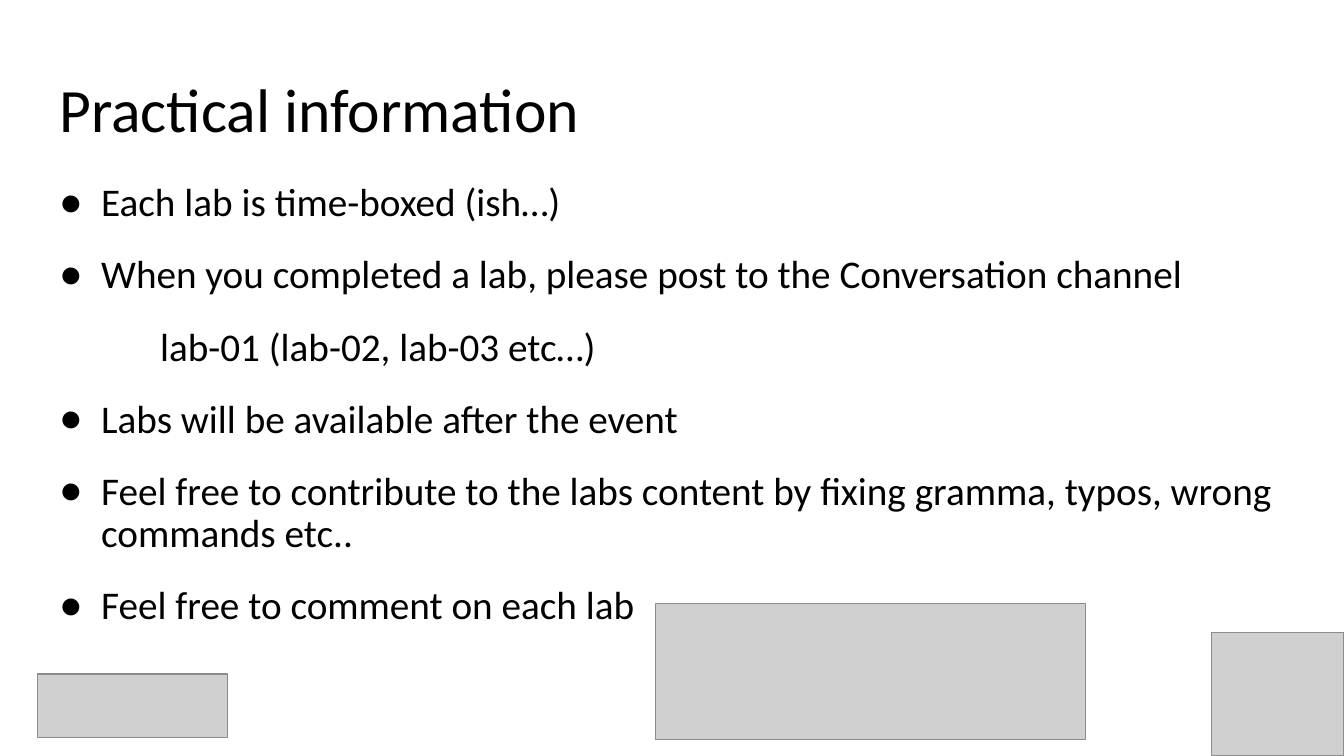
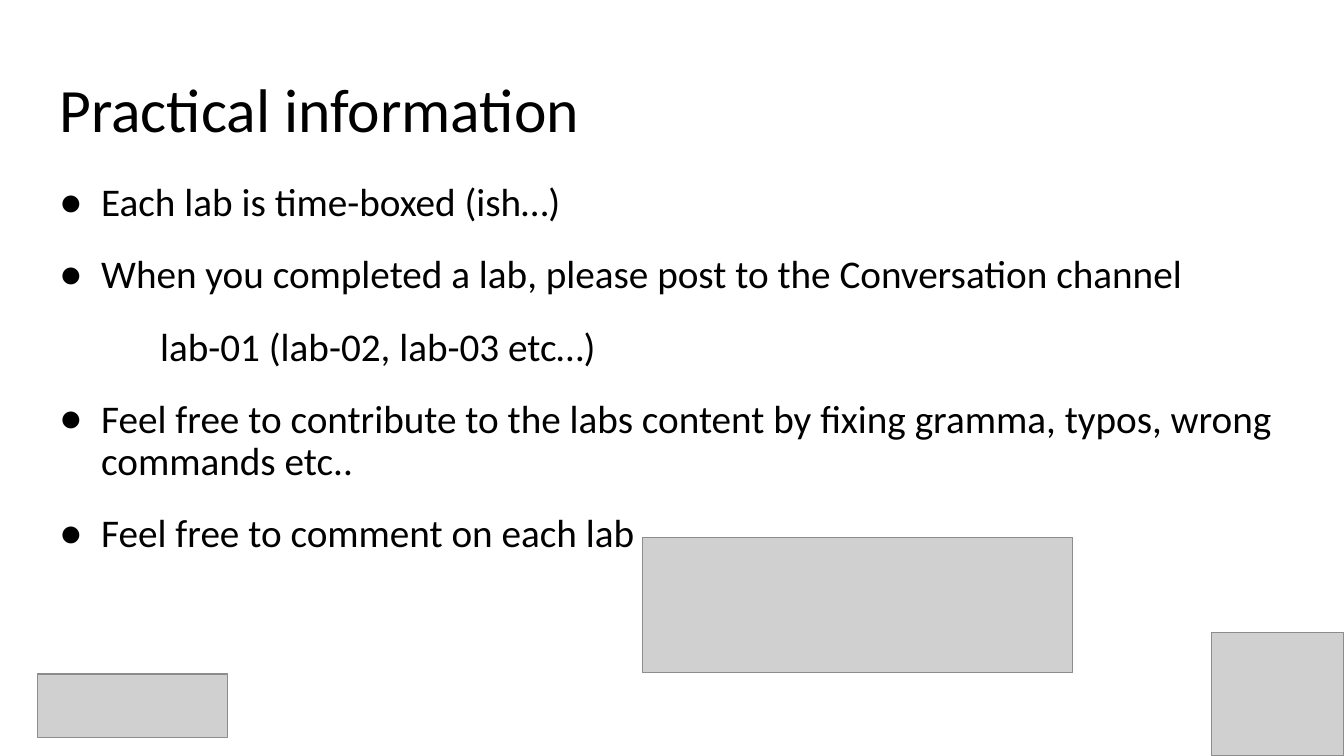
Before and after one commit to evgenyb/aks-workshops, a slide deck: slide 6 of 02-aks-advanced-configuration/slides/Advanced AKS Configuration.pptx. Drawn at 1344x756 pixels with LibreOffice and Linux fonts; fonts in the diff are those of the drawing; grey boxes stand for pictures. Boxes give left, top, right and bottom in pixels: in the first picture for what was removed or moved away, otherwise in the second. Text is boxed around its words. In the diff, an @@ line names an element or a change of style, - is before the commit and + after.

```diff
--- a/02-aks-advanced-configuration/slides/Advanced AKS Configuration.pptx
+++ b/02-aks-advanced-configuration/slides/Advanced AKS Configuration.pptx
@@ text at (101, 405, 677, 434): paragraph removed @@
-● Labs will be available after the event
@@ picture: place and size @@
-picture at (656, 604, 1086, 739)
+picture at (643, 537, 1073, 673)
```
Also in this commit, not shown: 9 other slides changed, 7 slides added, 5 other files.
